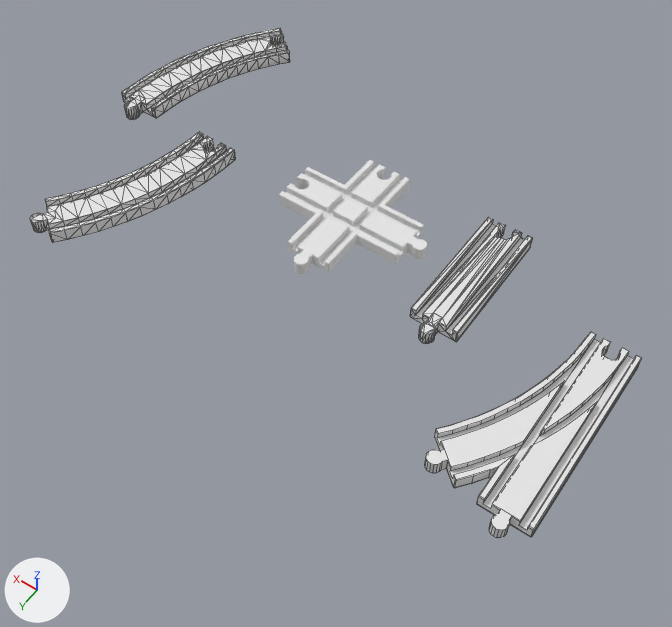
Before and after pictures for a commit that changed the Blender file scenes/rooms/meshes/props/train_track_straight.blend.
Rendered twice from a 50 mm camera at (-3.2, 7.63, 9.52) aimed at (1.47, 1.1, -0.75). The lights are fixed; the arrows at lower left show +X, +Y and +Z. Mesh edges are drawn as thin lines on the coarser meshes.

In view in the first picture: 'Branch Right Final', 'Cross Track. Final', 'Straight Track Final', 'Turn Left Final', 'Turn Right Final'.
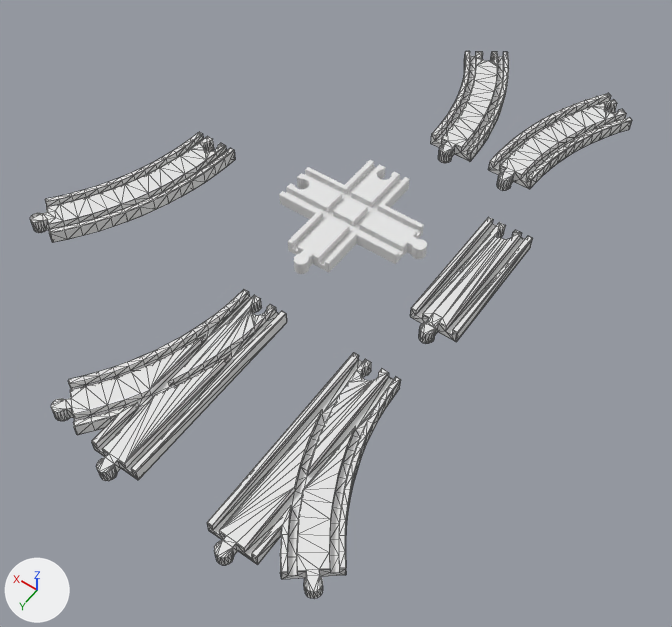
Commit message: Add more train track

Where the change shows, as pixel boxes [x1, y1, x2, y2] in the pictures (672 x 627 px):
'Branch Right Final', moved: before [425, 332, 642, 538]; after [51, 289, 287, 481]
'Branch Left Final', added: after [207, 353, 401, 599]
'Turn Left Final', hidden: before [122, 28, 290, 120]
'Turn Left Short Final', added: after [488, 93, 632, 191]
'Turn Right Short Final', added: after [431, 51, 509, 163]

The change, as a list of edits to the scene's bpy script:
```text
Add me_cube_020:
    me_cube_020.from_pydata(...)  # 303 vertices, 601 faces; spans x -0.6..0.73, y -1.28..1.41, z -0.13..0.07
    me_cube_020.materials.append(mat_material)  # white #e7e7e7
Add me_cube_019:
    me_cube_019.from_pydata(...)  # 303 vertices, 601 faces; spans x -0.73..0.6, y -1.28..1.41, z -0.13..0.07
    me_cube_019.materials.append(mat_material)  # white #e7e7e7
Add me_cube_010:
    me_cube_010.from_pydata(...)  # 335 vertices, 666 faces; spans x -0.73..0.81, y -1.68..1.36, z -0.12..0.08
    me_cube_010.polygons.foreach_set('use_smooth', [True] * 666)
    me_cube_010.materials.append(mat_material)  # white #e7e7e7
Change ob_turn_left_final:
    add ob_turn_left_final.hide_set(True)
Change ob_branch_right_final:
    ob_branch_right_final.location: (-1.68, 1.68, 0.02) -> (2.32, 3.68, 0.02)
Add ob_turn_right_short_final:
    ob_turn_right_short_final = bpy.data.objects.new('Turn Right Short Final', me_cube_020)
    ob_turn_right_short_final.location = (1.8, -3.16, 0.03)
Add ob_turn_left_short_final:
    ob_turn_left_short_final = bpy.data.objects.new('Turn Left Short Final', me_cube_019)
    ob_turn_left_short_final.location = (0.3, -3.16, 0.03)
Add ob_branch_left_final:
    ob_branch_left_final = bpy.data.objects.new('Branch Left Final', me_cube_010)
    ob_branch_left_final.location = (-0.18, 3.68, 0.02)
    ob_branch_left_final.scale = (-1.0, 1.0, 1.0)
```
